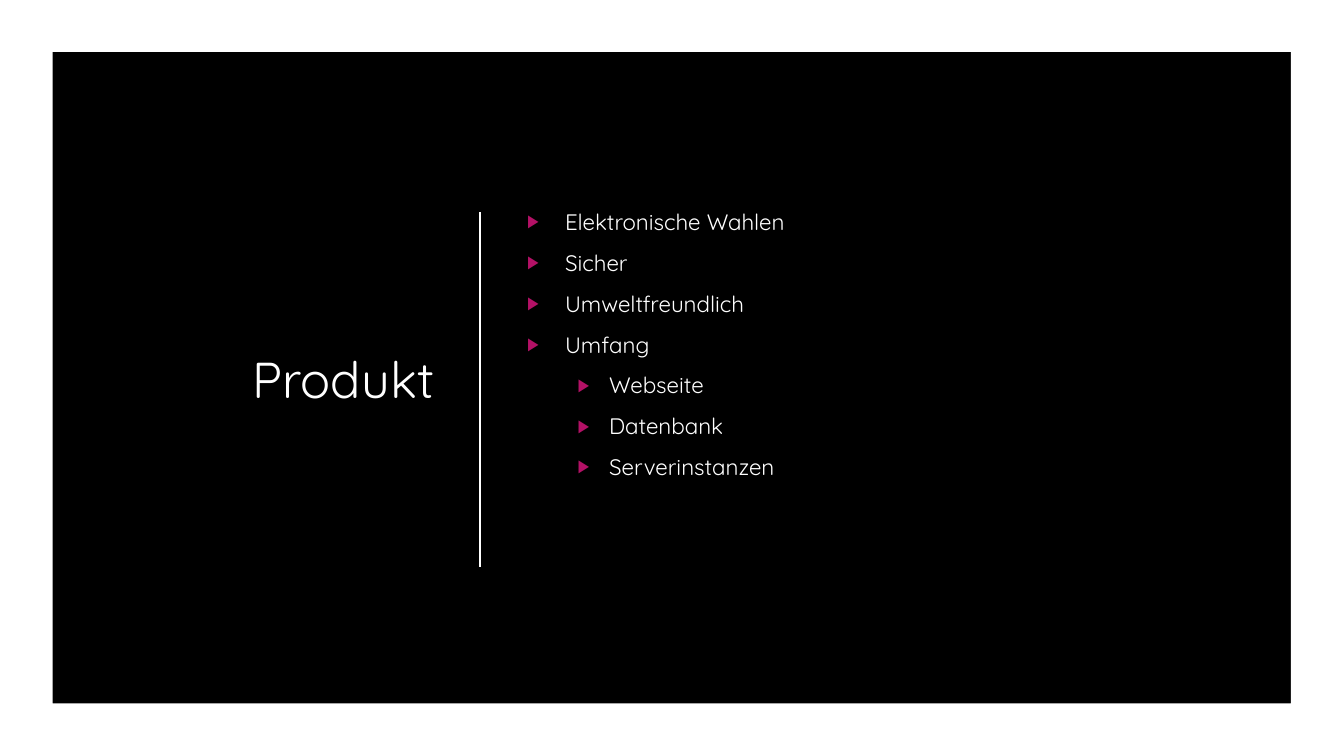
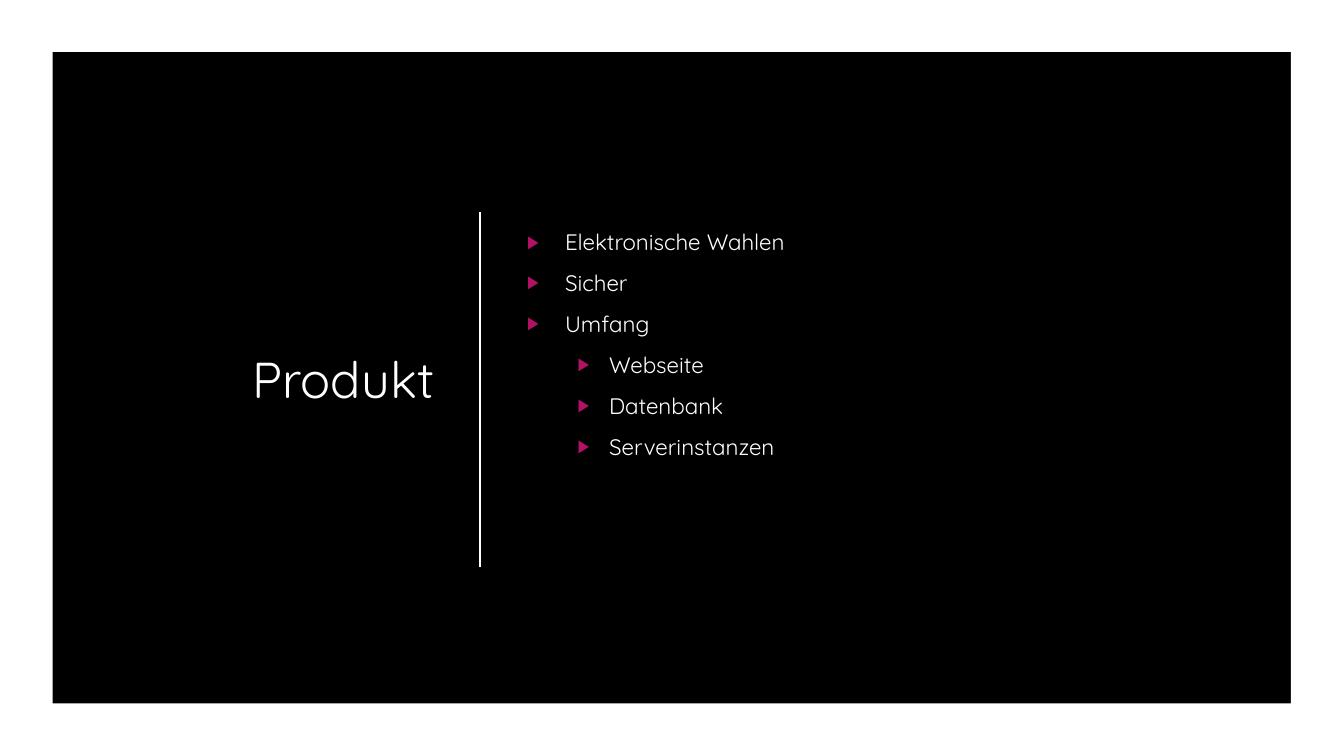
Before and after one commit to yourChoiceHO/Documentation, a slide deck: slide 2 of Präsentation/YourChoice.pptx. Drawn at 1344x756 pixels with LibreOffice and Linux fonts; fonts in the diff are those of the drawing; background and template pictures are left out. Boxes give left, top, right and bottom in pixels: in the first picture for what was removed or moved away, otherwise in the second. Text is boxed around its words. In the diff, an @@ line names an element or a change of style, - is before the commit and + after.

```diff
--- a/Präsentation/YourChoice.pptx
+++ b/Präsentation/YourChoice.pptx
@@ text at bbox=[565, 295, 744, 313]: paragraph removed @@
-▶ Umweltfreundlich
```
Also in this commit, not shown: 2 other slides changed, 3 slides added, 5 slides removed.
